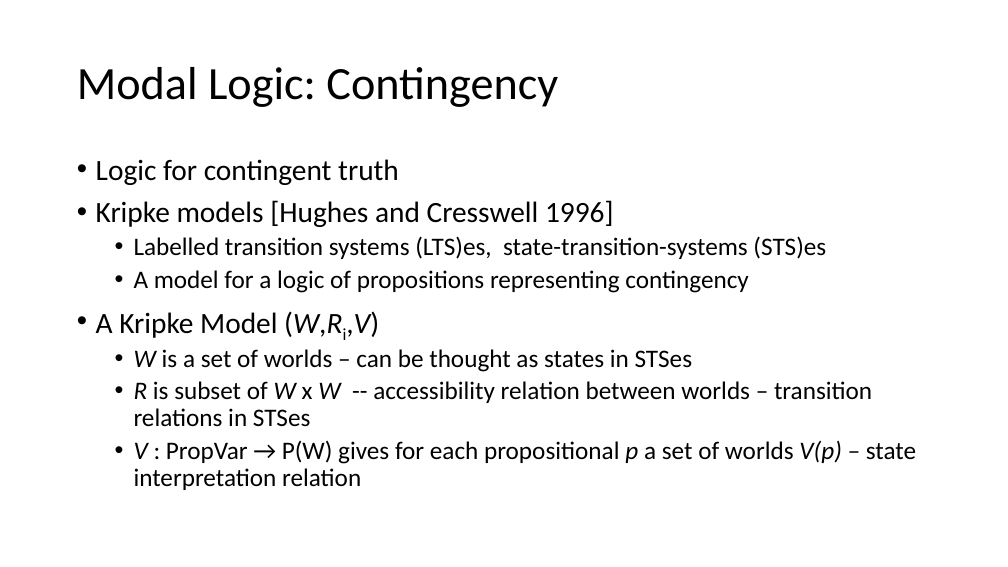
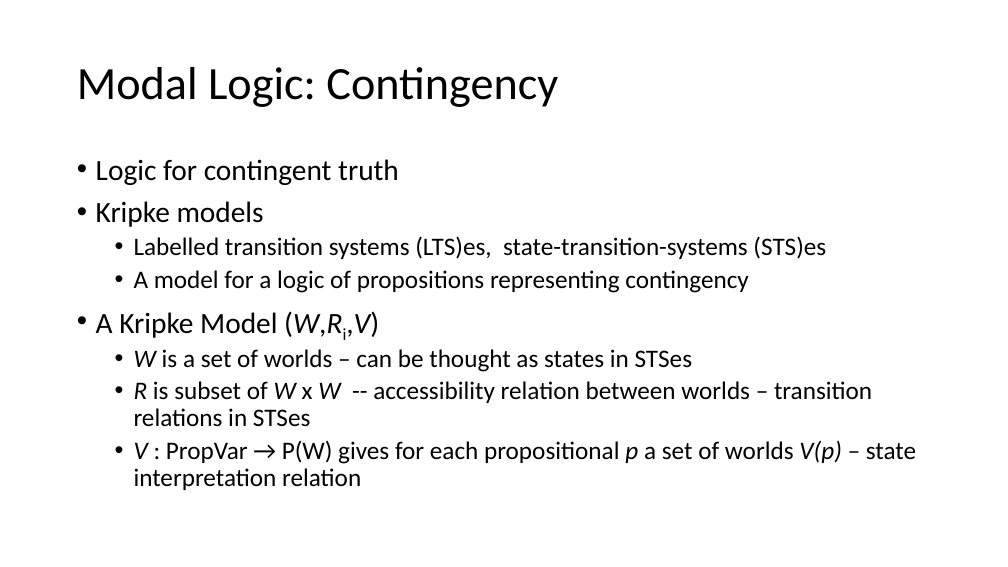
Before and after one commit to Contingent-Systems/modal_abstractions_presentations, a slide deck: slide 8 of njpls_nyu_2024/proposal.pptx. Drawn at 1008x567 pixels with LibreOffice and Linux fonts; fonts in the diff are those of the drawing. Boxes give left, top, right and bottom in pixels: in the first picture for what was removed or moved away, otherwise in the second. Text is boxed around its words. In the diff, an @@ line names an element or a change of style, - is before the commit and + after.

```diff
--- a/njpls_nyu_2024/proposal.pptx
+++ b/njpls_nyu_2024/proposal.pptx
@@ text at (96, 201, 264, 227): text changed @@
-• Kripke models [Hughes and Cresswell 1996]
+• Kripke models
```
Also in this commit, not shown: 6 other slides changed, 1 slide removed.
